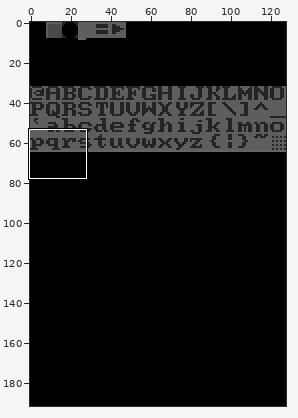
A pixel-art file gets an edit: raw_graphics/tileset.aseprite. Above, an overview of the earlier version with the close-up marked.
Close-up. First the earlier version:
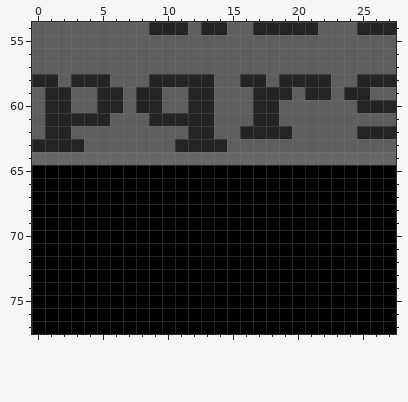
128x192 pixels, 1 frame. Shown: x 0..27, y 54..77.
Once edited:
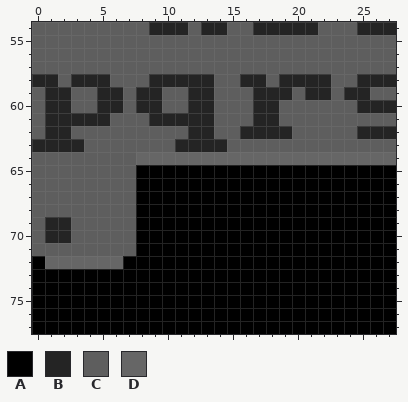
Palette (. is transparent): A #000000  B #242424  C #5e5e5e  D #666666
Changes in this commit:
Colour B replaces colour A in rows 69 to 70 at x 1 to 2.
Colour C replaces colour A in rows 65 to 68 at x 0 to 7; in rows 69 to 70 at x 0 and 3 to 7; in row 71 at x 0 to 7.
Colour C replaces colour D in row 64 at x 0 to 7.
Colour D replaces colour A in row 72 at x 1 to 6.
Boxes around the changes in both close-ups, in picture pixels (x1, y1, x2, y2):
changed: (32, 152, 136, 269)
